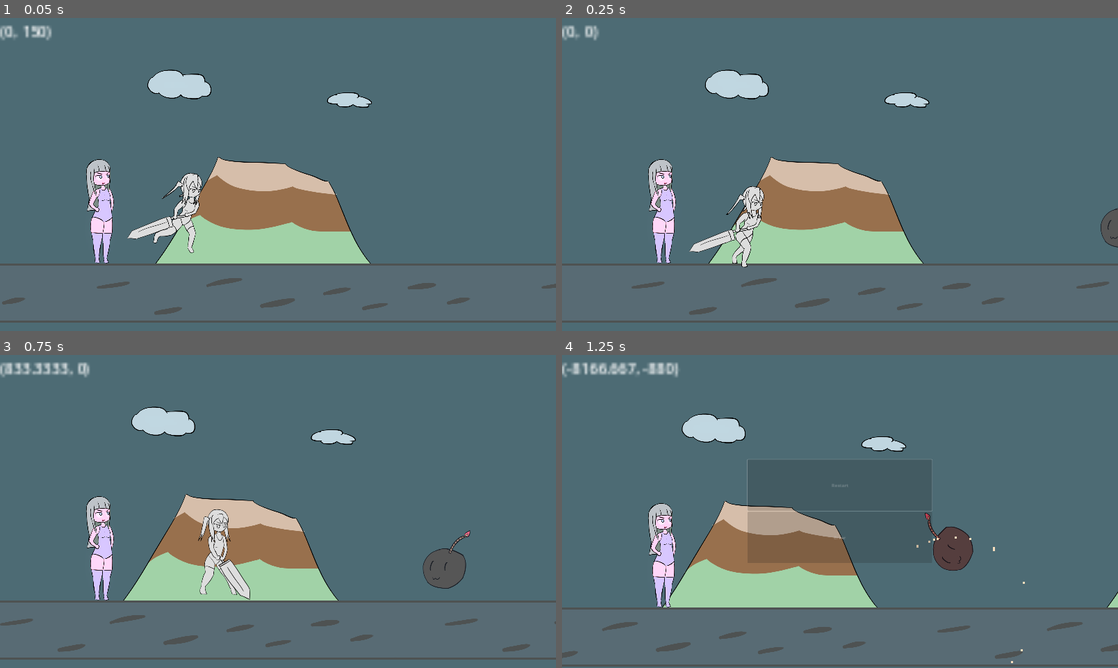
Above: before the commit, frames 1-4 (two rows, left to right).
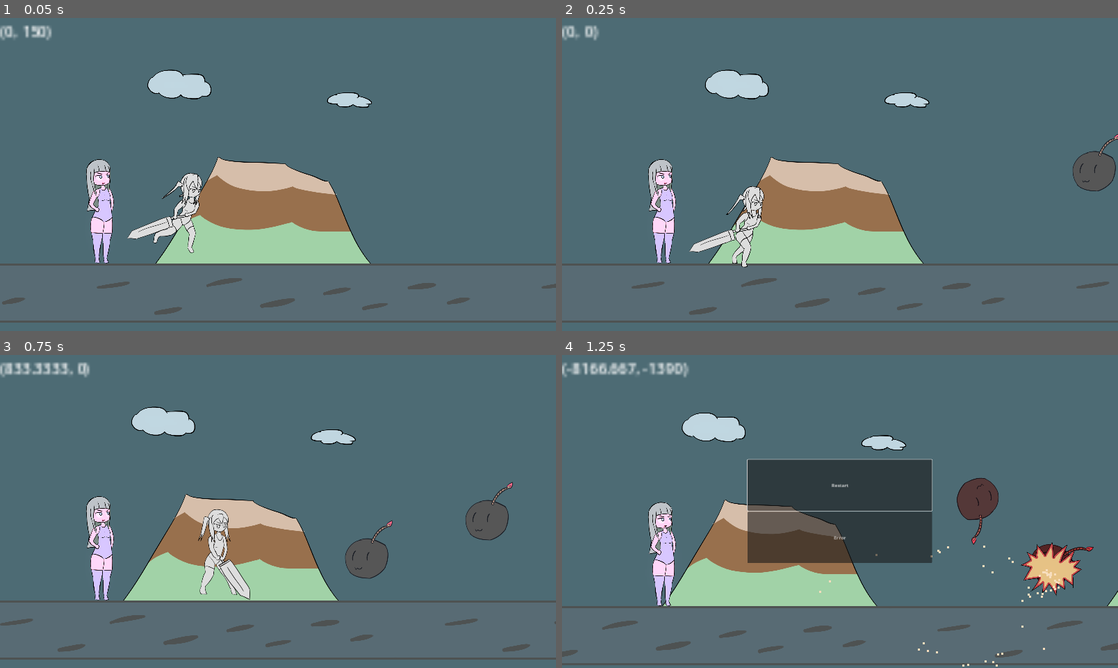
Above: after the commit, the same moments.

Repository: BeatMil/Animurun
Game: Godot game, scene res://Scenes/Forest.tscn
The game is run twice, just before and just after one commit, with the same random seed, the same clock (stepped at 60 frames per second) and the same inputs.
Inputs:
- Up to frame 1 (0.05 s): no input
- Up to frame 2 (0.25 s): no input
- Up to frame 3 (0.75 s): hold D (move_right) from 0.53 s (still down); hold J (attack) from 0.53 s (still down)
- Up to frame 4 (1.25 s): keep holding D (move_right); keep holding J (attack); tap Space (jump) at 0.77 s

Frame 1 is identical in both runs. In frame 2, 1.1% of the frame differs, in the area x 91-100%, y 37-74%; in frame 3, 2.5%; in frame 4, 17%, in the area x 0-100%, y 2-100%.
Error before the commit: Invalid call to function 'throw_bomb' in base 'RigidBody2D (Bomby.gd)'. Expected 0 arguments. (res://scripts/Forest.gd:156)

Commit message:
Fix minor bug
I commited this in add more enemy pattern but somehow it didn't get
commit...

Diff:
--- a/Nodes/Bomby.tscn
+++ b/Nodes/Bomby.tscn
@@ -257,10 +257,5 @@
 position = Vector2(10, -49)
 texture = ExtResource("4_uehsa")
 
-[node name="TorqueTimer" type="Timer" parent="."]
-wait_time = 0.1
-one_shot = true
-
 [connection signal="body_entered" from="." to="." method="_on_body_entered"]
 [connection signal="screen_exited" from="VisibleOnScreenNotifier2D" to="." method="_on_visible_on_screen_notifier_2d_screen_exited"]
-[connection signal="timeout" from="TorqueTimer" to="." method="_on_torque_timer_timeout"]
--- a/scripts/Bomby.gd
+++ b/scripts/Bomby.gd
@@ -66,11 +66,11 @@
 	$"..".call_deferred("add_child", explosion)
 
 
-func throw_bomb() -> void:
+func throw_bomb(power: Vector2) -> void:
 	is_moving = false
 	is_throw_bomb = true
 	$ShapePlayer.play("circle_shape")
-	apply_impulse(Vector2(-2000, -2000))
+	apply_impulse(power)
 
 
 func turn_off_all_collision():
